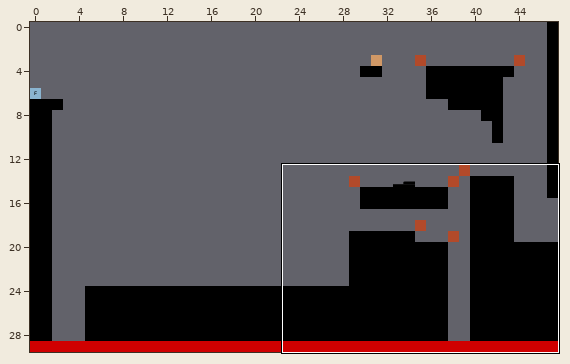
An edit to a level. Tiled map, maps/level_06.tmx. Above, an overview of the earlier version with the close-up marked.
Close-up. The starting point:
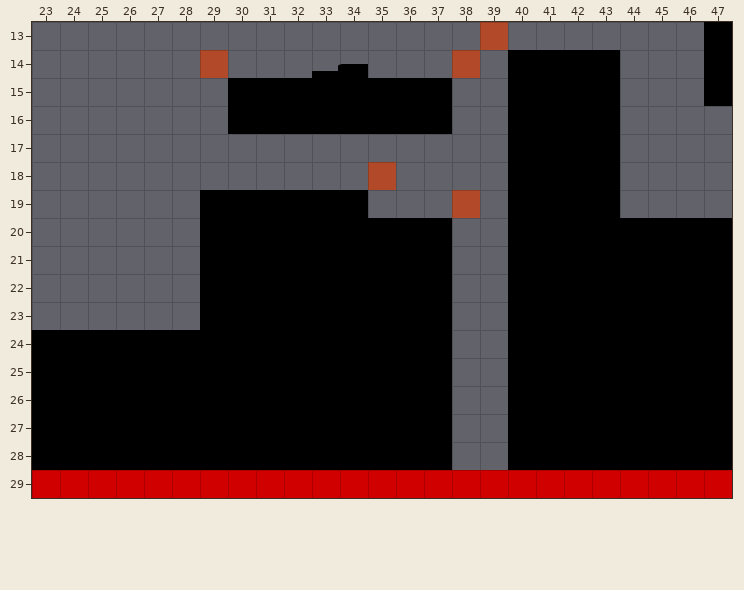
Cells are 64x64 px. Shown: x 23..47, y 13..29. The commit also changed other parts of the map, which this record leaves out.
The result:
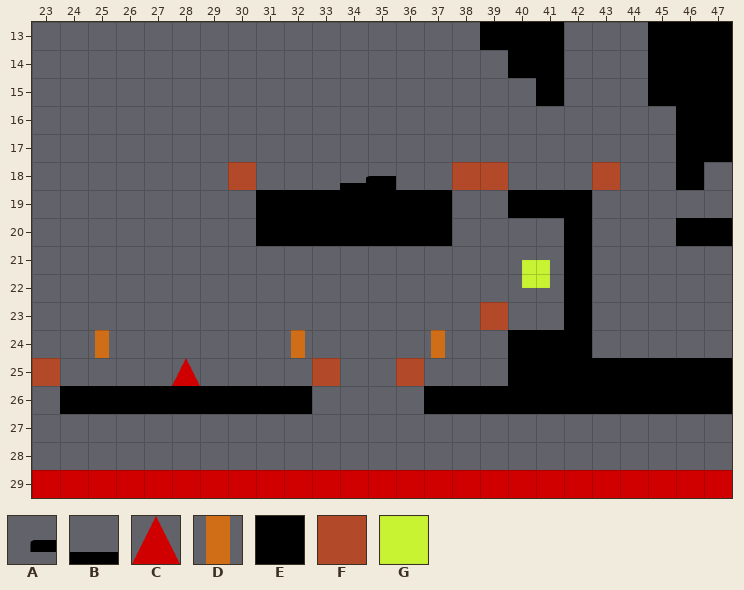
Key: from "placeholder_test": A 126, B 164; from "tileset": C 45, D 47, E 78, F 81, G 131.
_ is an empty cell.
Objects are placed by their top-left corner, in cells (3,4 is the top-left corner of cell 3,4); size is 1x1 cell unless given.
Edits made:
Layer "layer_limits":
y 13: x 39 F -> _
y 14: x 29 F -> _; x 38 F -> _
y 18: x 30 _ -> F; x 35 F -> _; x 38..39 __ -> FF; x 43 _ -> F
y 19: x 38 F -> _
y 23: x 39 _ -> F
y 25: x 23 _ -> F; x 33 _ -> F; x 36 _ -> F
Layer "layer_platforms":
y 13: x 39..41 ___ -> EEE; x 45..46 __ -> EE
y 14: x 42..43 EE -> __; x 45..46 __ -> EE
y 15: x 30..37 EEEEEEEE -> ________; x 40 E -> _; x 42..43 EE -> __; x 45..46 __ -> EE
y 16: x 30..37 EEEEEEEE -> ________; x 40..43 EEEE -> ____; x 46..47 __ -> EE
y 17: x 40..43 EEEE -> ____; x 46..47 __ -> EE
y 18: x 40..43 EEEE -> ____; x 46 _ -> E
y 19: x 29..30 EE -> __; x 35..37 ___ -> EEE; x 43 E -> _
y 20: x 29..30 EE -> __; x 40..41 EE -> __; x 43..45 EEE -> ___
y 21..23: x 29..37 EEEEEEEEE -> _________; x 40..41 EE -> __; x 43..47 EEEEE -> _____
y 24: x 23..37 EEEEEEEEEEEEEEE -> _______________; x 43..47 EEEEE -> _____
y 25: x 23..37 EEEEEEEEEEEEEEE -> _______________
y 26: x 23 E -> _; x 33..36 EEEE -> ____; x 38..39 __ -> EE
y 27..28: x 23..37 EEEEEEEEEEEEEEE -> _______________; x 40..47 EEEEEEEE -> ________
Layer "Cure":
added: G at 40.5,21.5
Layer "Stake":
added: D at 25,24
added: D at 32,24
added: D at 37,24
Layer "Pics":
added: C at 28,25
Layer "Button":
added: A at 34,18 size 2x1
removed: A at 33,14 size 2x1
Layer "ButtonBase":
added: B at 34,18 size 2x1
removed: B at 33,14 size 2x1
Changed places in both close-ups, as pixel boxes (x1, y1, x2, y2):
changed: (32, 22, 732, 470)
